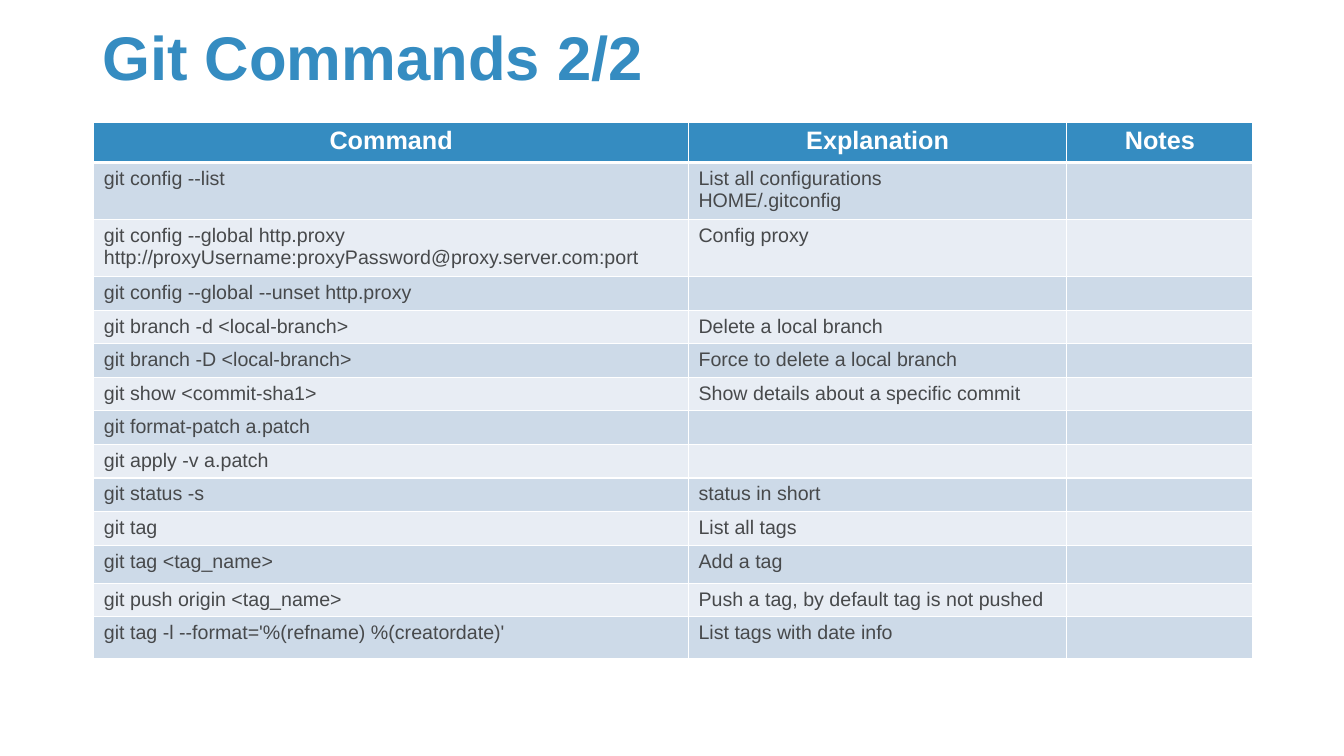
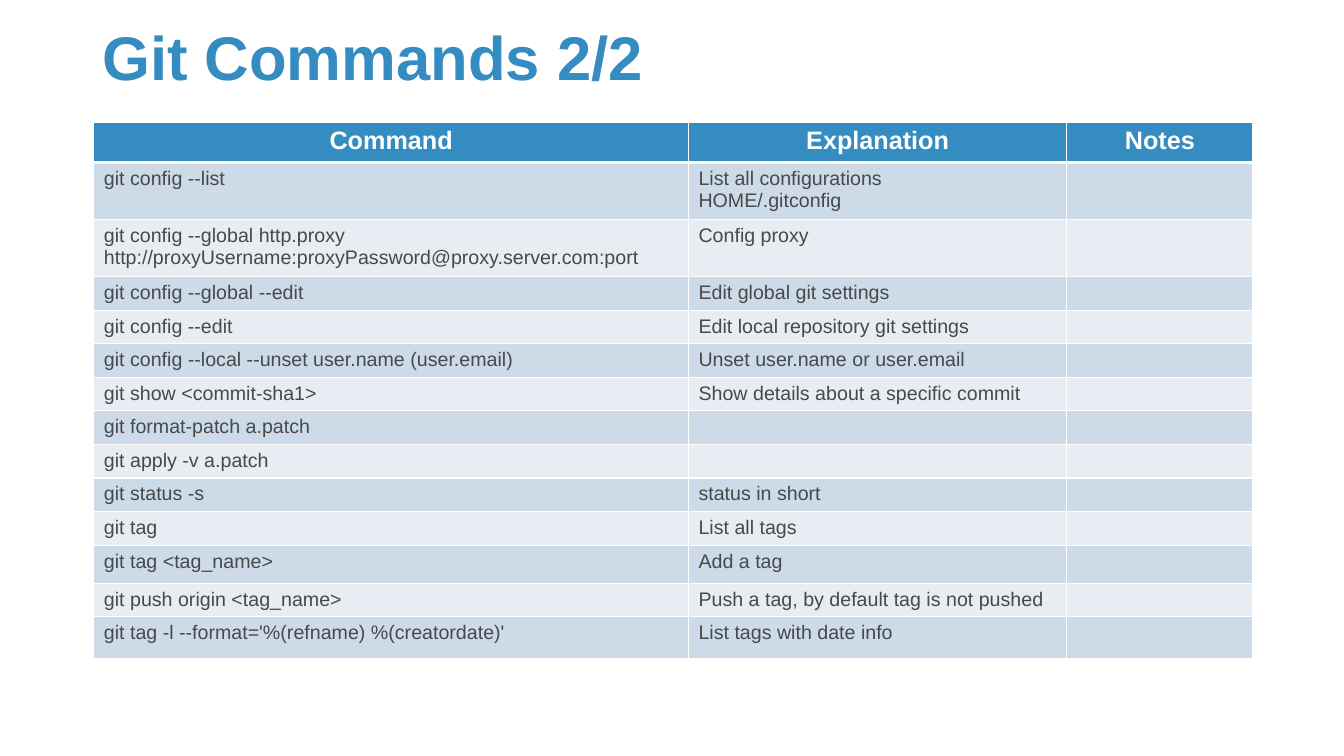
Before and after one commit to Sparks-Lu/TechNotes, a slide deck: slide 18 of Linux/Linux_Notes.pptx (slide 17 before the commit). Drawn at 1344x756 pixels with LibreOffice and Linux fonts; fonts in the diff are those of the drawing; background and template pictures are left out. Boxes give left, top, right and bottom in pixels: in the first picture for what was removed or moved away, otherwise in the second. Text is boxed around its words. In the diff, an @@ line names an element or a change of style, - is before the commit and + after.

```diff
--- a/Linux/Linux_Notes.pptx
+++ b/Linux/Linux_Notes.pptx
@@ table at [94,122,1253,727] @@
-row 4, column 1: git config --global --unset http.proxy
+row 4, column 1: git config --global --edit
-row 4, column 2: 
+row 4, column 2: Edit global git settings
-row 5, column 1: git branch -d <local-branch>
+row 5, column 1: git config --edit
-row 5, column 2: Delete a local branch
+row 5, column 2: Edit local repository git settings
-row 6, column 1: git branch -D <local-branch>
+row 6, column 1: git config --local --unset user.name (user.email)
-row 6, column 2: Force to delete a local branch
+row 6, column 2: Unset user.name or user.email
```
Also in this commit, not shown: 5 other slides changed, 10 slides added, 1 other file.
